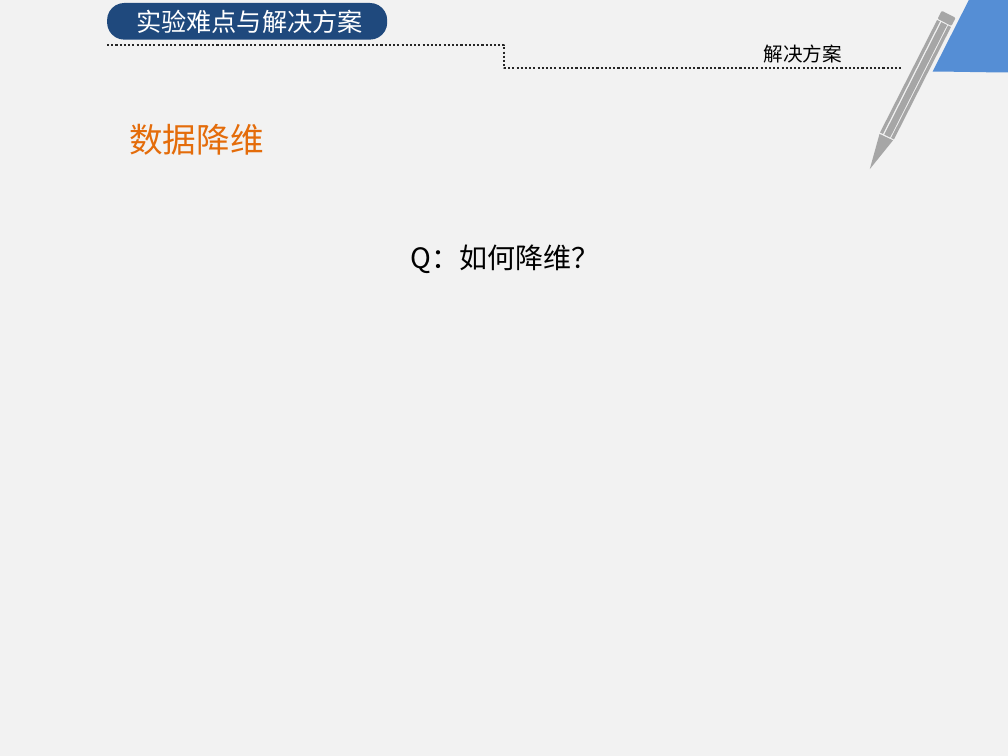
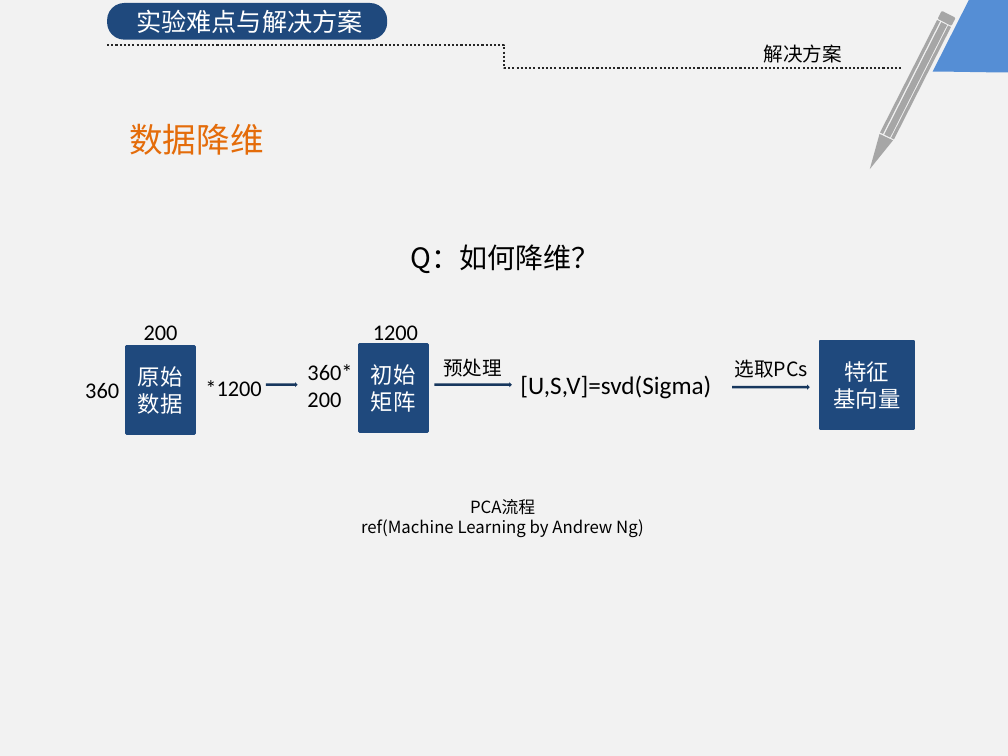
Before and after one commit to KrisCheng/GraduationDesign, a slide deck: slide 11 of FinalPaper/毕业答辩.pptx. Drawn at 1008x756 pixels with LibreOffice and Linux fonts; fonts in the diff are those of the drawing. Boxes give left, top, right and bottom in pixels: in the first picture for what was removed or moved away, otherwise in the second. Text is boxed around its words. In the diff, an @@ line names an element or a change of style, - is before the commit and + after.

```diff
--- a/FinalPaper/毕业答辩.pptx
+++ b/FinalPaper/毕业答辩.pptx
@@ text added at box(144, 325, 178, 347), 16 pt, text #000000 @@
+200
@@ text added at box(373, 325, 418, 347), 16 pt, text #000000 @@
+1200
@@ rectangle added at box(126, 346, 195, 433), fill #1F497D, outline #1F497D 2 pt, 16 pt, text #FFFFFF @@
+原始数据
@@ rectangle added at box(359, 344, 427, 431), fill #1F497D, outline #1F497D 2 pt, 16 pt, text #FFFFFF @@
+初始矩阵
@@ text added at box(443, 358, 502, 377), 14 pt, text #000000 @@
+预处理
@@ text added at box(734, 359, 807, 378), 14 pt, text #000000 @@
+选取PCs
@@ rectangle added at box(821, 341, 914, 428), fill #1F497D, outline #1F497D 2 pt, 16 pt, text #FFFFFF @@
+特征
+基向量
@@ text added at box(85, 383, 119, 398), 16 pt, text #000000 @@
+360
@@ text added at box(205, 380, 261, 396), 16 pt, text #000000 @@
+*1200
@@ down arrow added at box(266, 382, 297, 387), fill #17375E @@
@@ text added at box(307, 364, 352, 407), 16 pt, text #000000 @@
+360*
+200
@@ down arrow added at box(434, 382, 512, 387), fill #17375E @@
@@ text added at box(520, 375, 711, 399), 18 pt, text #000000 @@
+[U,S,V]=svd(Sigma)
@@ down arrow added at box(732, 385, 809, 390), fill #17375E @@
@@ text added at box(361, 499, 644, 537), 12 pt, text #000000 @@
+PCA流程
+ref(Machine Learning by Andrew Ng)
```
Also in this commit, not shown: 4 other slides changed, 1 other file.
